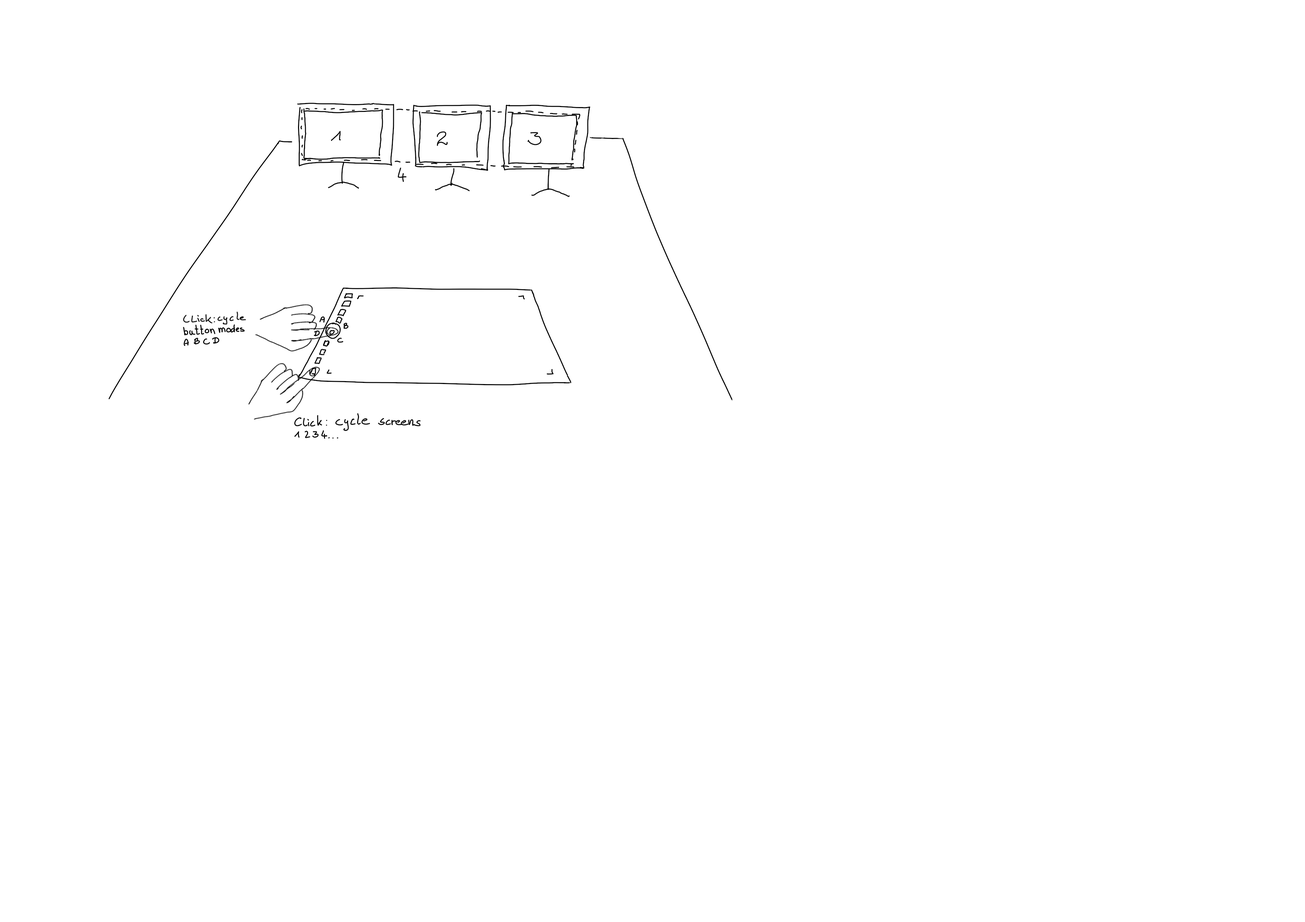
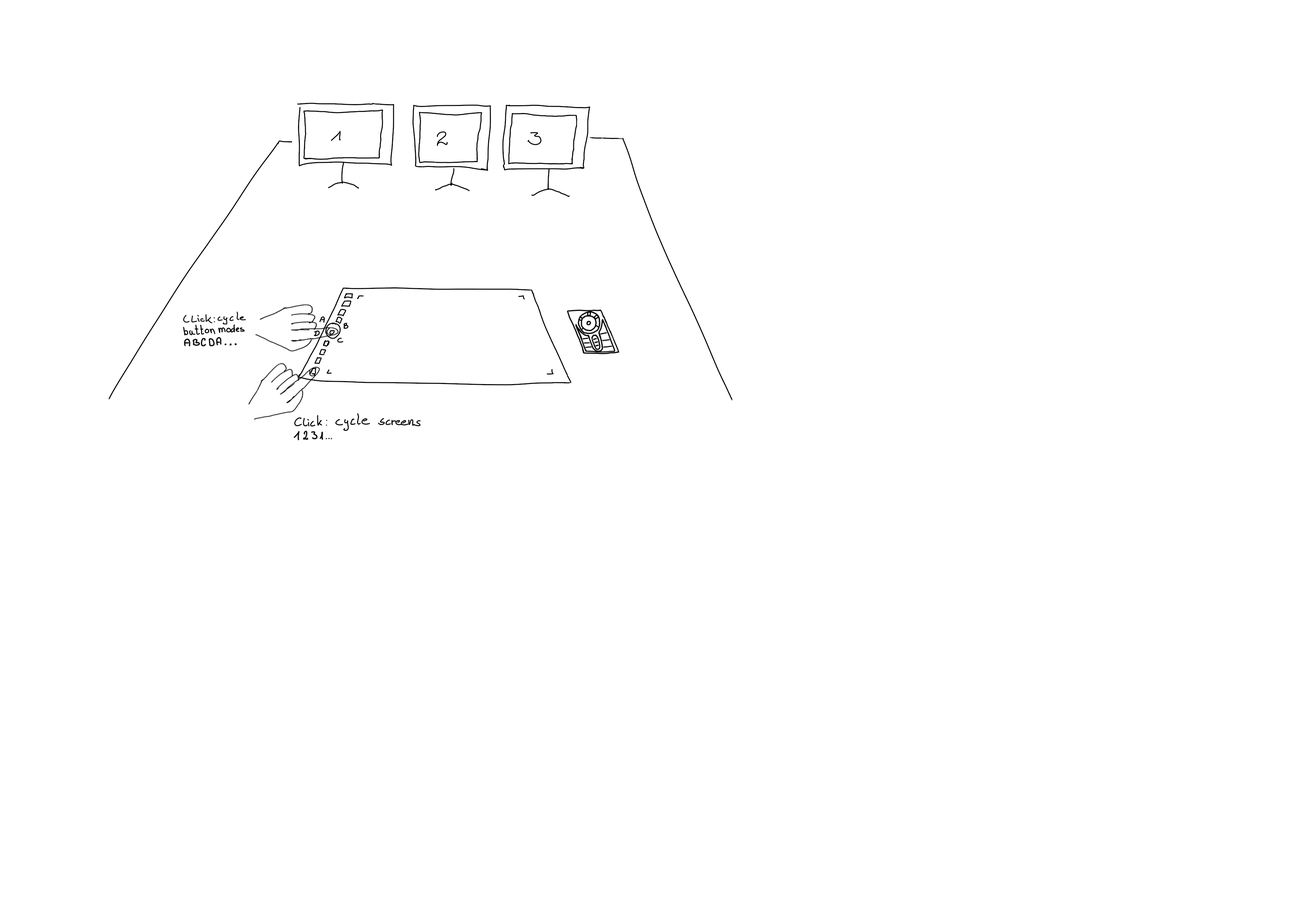
The second w=1305, h=922 image is a revision of the first. Changes to its layers:
painted on "Paint Layer 3" over 183, 103, 620, 441
added layer "Paint Layer 4" above "Paint Layer 2" over 566, 309, 620, 355
painted on "Paint Layer 2" (1st of 4) over 183, 103, 620, 441
painted on "Paint Layer 2" (2nd of 4) over 183, 103, 620, 441
painted on "Paint Layer 2" (4th of 4) over 188, 103, 620, 441
painted on "Paint Layer 1" (1st of 2) over 293, 309, 616, 441
painted on "Paint Layer 1" (2nd of 2) over 183, 103, 620, 441
